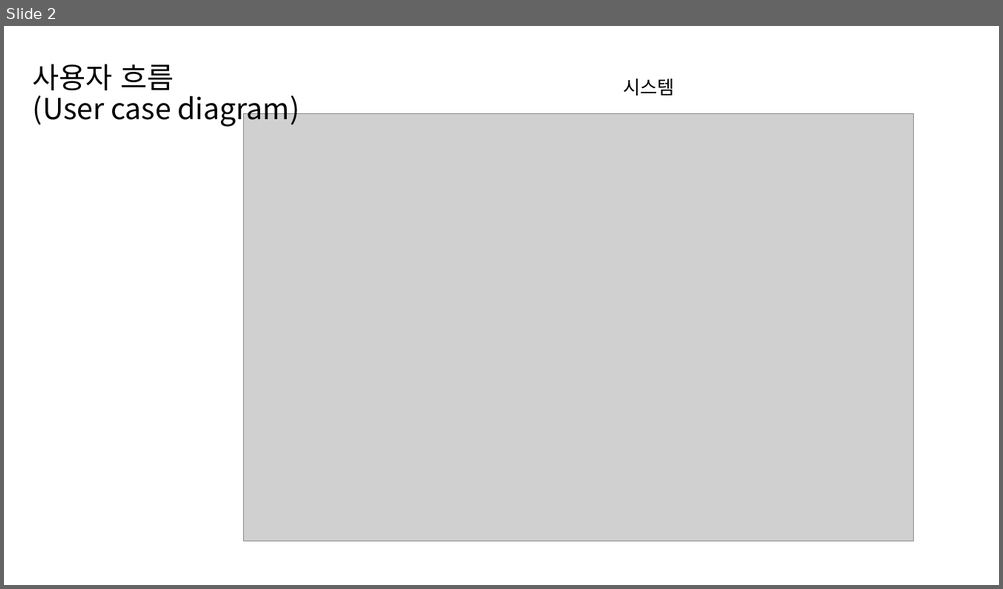
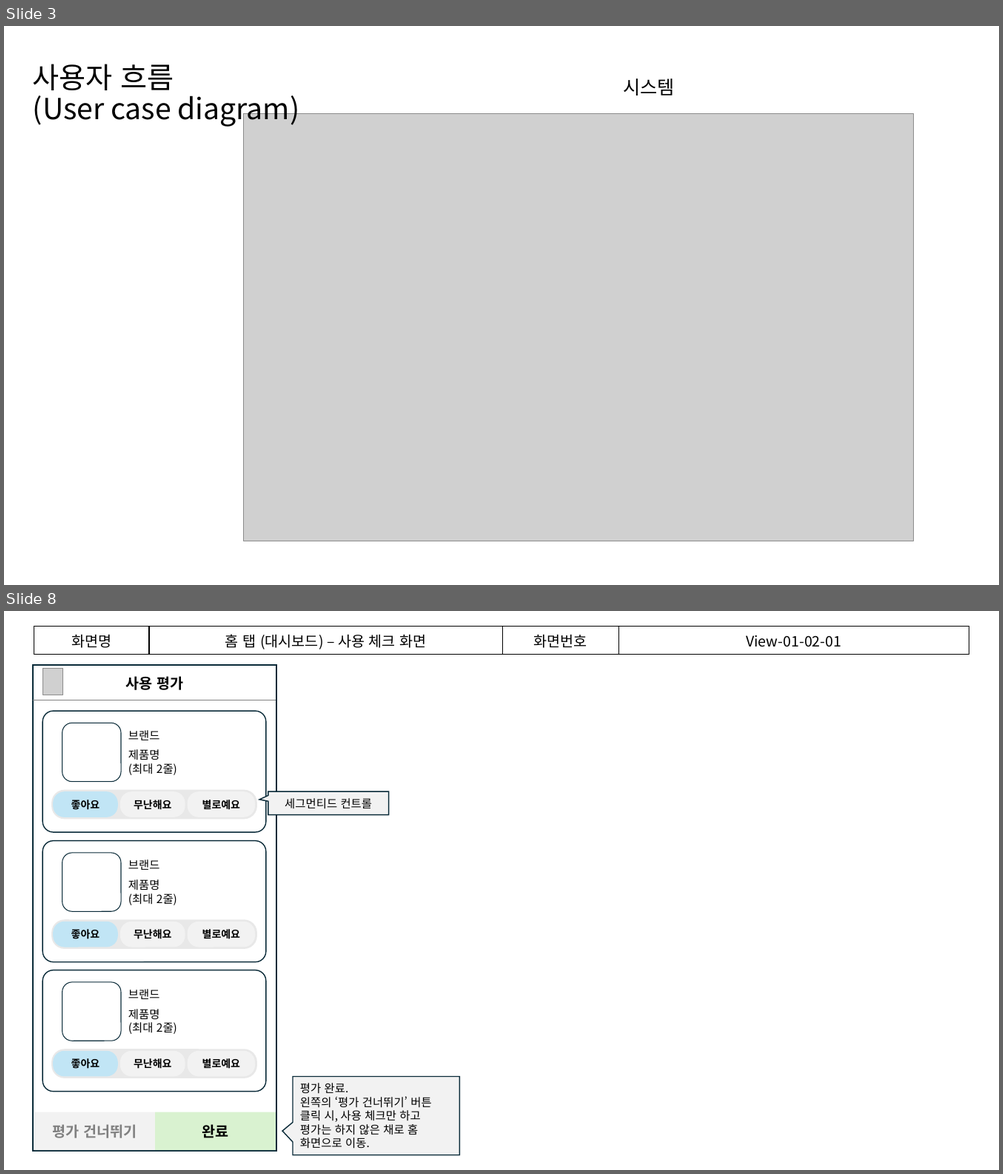
Before and after one commit to joo-hyejin/app_study, a slide deck: 기획서 - 프로토타입.pptx. Shown one above the other, each under a label of ours: slide 2 before the commit, slides 3 and 8 after it; the slides between them are not shown. The pictures are 1003x589 and 1003x1174 pixels, drawn with LibreOffice and Linux fonts; fonts in the diff are those of the drawing; grey boxes stand for pictures. Boxes give left, top, right and bottom in pixels: in the first picture for what was removed or moved away, otherwise in the second. Text is boxed around its words. In the diff, an @@ line names an element or a change of style, - is before the commit and + after.

```diff
--- a/기획서 - 프로토타입.pptx
+++ b/기획서 - 프로토타입.pptx
@@ slide 8 added at box(4, 611, 999, 1170), background #FFFFFF @@
@@ table added at box(34, 626, 969, 653), 1 rows, 4 columns @@
+화면명 | 홈 탭 (대시보드) – 사용 체크 화면 | 화면번호 | View-01-02-01
@@ rectangle added at box(33, 665, 276, 1151), outline #092A39 1.5 pt @@
@@ picture added at box(42, 669, 64, 695) @@
@@ text added at box(125, 676, 183, 690), 14 pt, text #000000, bold @@
+사용 평가
@@ line added from (33, 700) to (276, 700), #808080 0.25 pt @@
@@ group added at box(42, 711, 266, 832): 6 rounded rectangles, 1 text @@
+세그먼티드 컨트롤
+브랜드
+제품명
+(최대 2줄)
+좋아요
+무난해요
+별로예요
@@ speech box added at box(268, 792, 388, 815), fill #F2F2F2, outline #092A39 1 pt, 11 pt, text #000000 @@
+세그먼티드 컨트롤
@@ group added at box(42, 841, 266, 963): 6 rounded rectangles, 1 text @@
+세그먼티드 컨트롤
+브랜드
+제품명
+(최대 2줄)
+좋아요
+무난해요
+별로예요
@@ group added at box(42, 971, 266, 1092): 6 rounded rectangles, 1 text @@
+세그먼티드 컨트롤
+브랜드
+제품명
+(최대 2줄)
+좋아요
+무난해요
+별로예요
@@ speech box added at box(293, 1076, 460, 1155), fill #F2F2F2, outline #092A39 1 pt, 11 pt, text #000000 @@
+평가 완료.
+왼쪽의 ‘평가 건너뛰기’ 버튼 클릭 시, 사용 체크만 하고 평가는 하지 않은 채로 홈 화면으로 이동.
@@ rounded rectangle added at box(34, 1113, 155, 1150), fill #F2F2F2, 14 pt, text #808080, bold @@
+평가 건너뛰기
@@ rounded rectangle added at box(156, 1113, 276, 1150), fill #D9F2D0, 14 pt, text #000000, bold @@
+완료
@@ what was slide 2 is now slide 3 @@
```
Also in this commit, not shown: 2 slides changed, 7 other slides added, 1 other file.
